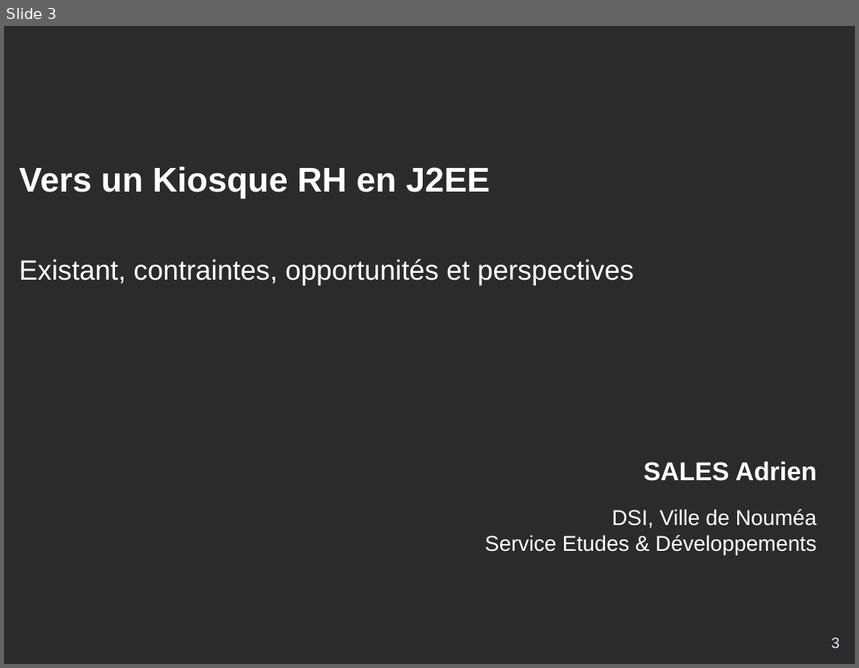
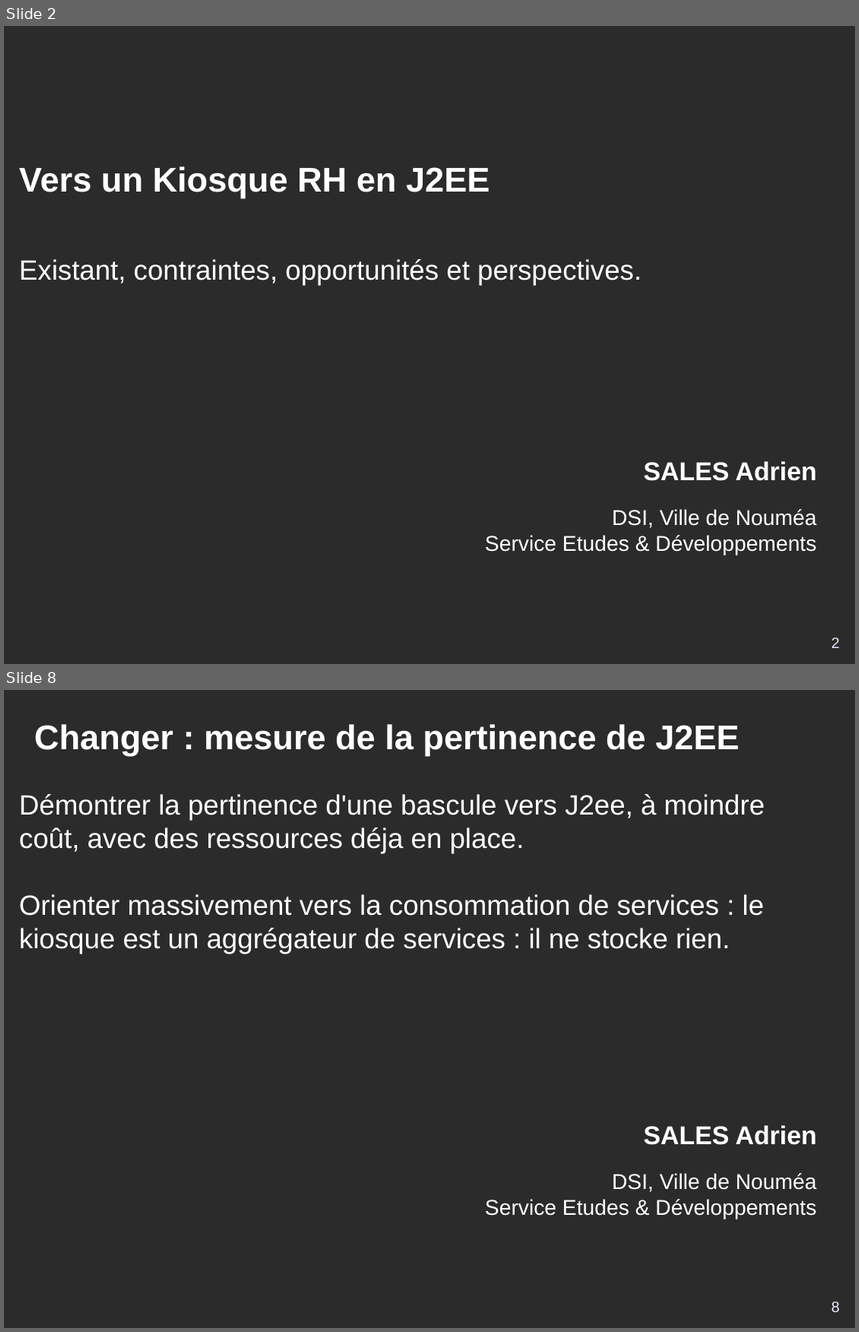
Before and after one commit to DSI-Ville-Noumea/sirh-kiosque-j2ee-old, a slide deck: src/site/resources/Kiosque_RH_J2EE_11021.odp. Shown one above the other, each under a label of ours: slide 3 before the commit, slides 2 and 8 after it; the slides between them are not shown. The pictures are 859x668 and 859x1332 pixels, drawn with LibreOffice and Linux fonts; fonts in the diff are those of the drawing; background and template pictures are left out; a plain dark background stands for a picture behind light text. Boxes give left, top, right and bottom in pixels: in the first picture for what was removed or moved away, otherwise in the second. Text is boxed around its words. In the diff, an @@ line names an element or a change of style, - is before the commit and + after.

```diff
--- a/src/site/resources/Kiosque_RH_J2EE_11021.odp
+++ b/src/site/resources/Kiosque_RH_J2EE_11021.odp
@@ slide 8 added at bbox=[4, 690, 855, 1328], background picture (left out); not listed: 1 template element that a slide beside it also shows @@
@@ title added at bbox=[34, 724, 739, 755], 32 pt, text #FFFFFF, bold @@
+Changer : mesure de la pertinence de J2EE
@@ subtitle added at bbox=[19, 794, 766, 954], 26 pt, text #FFFFFF @@
+Démontrer la pertinence d'une bascule vers J2ee, à moindre coût, avec des ressources déja en place.
+Orienter massivement vers la consommation de services : le kiosque est un aggrégateur de services : il ne stocke rien.
@@ page number added at bbox=[832, 1302, 840, 1312], 14 pt, text #E6E6FF @@
+8
@@ what was slide 3 is now slide 2 @@
@@ slide 2 changed as well @@
@@ subtitle at bbox=[19, 259, 642, 285]: text changed @@
-Existant, contraintes, opportunités et perspectives
+Existant, contraintes, opportunités et perspectives.
@@ page number at bbox=[832, 638, 840, 648]: text changed @@
-3
+2
```
Also in this commit, not shown: 13 other slides added, 3 slides removed.
